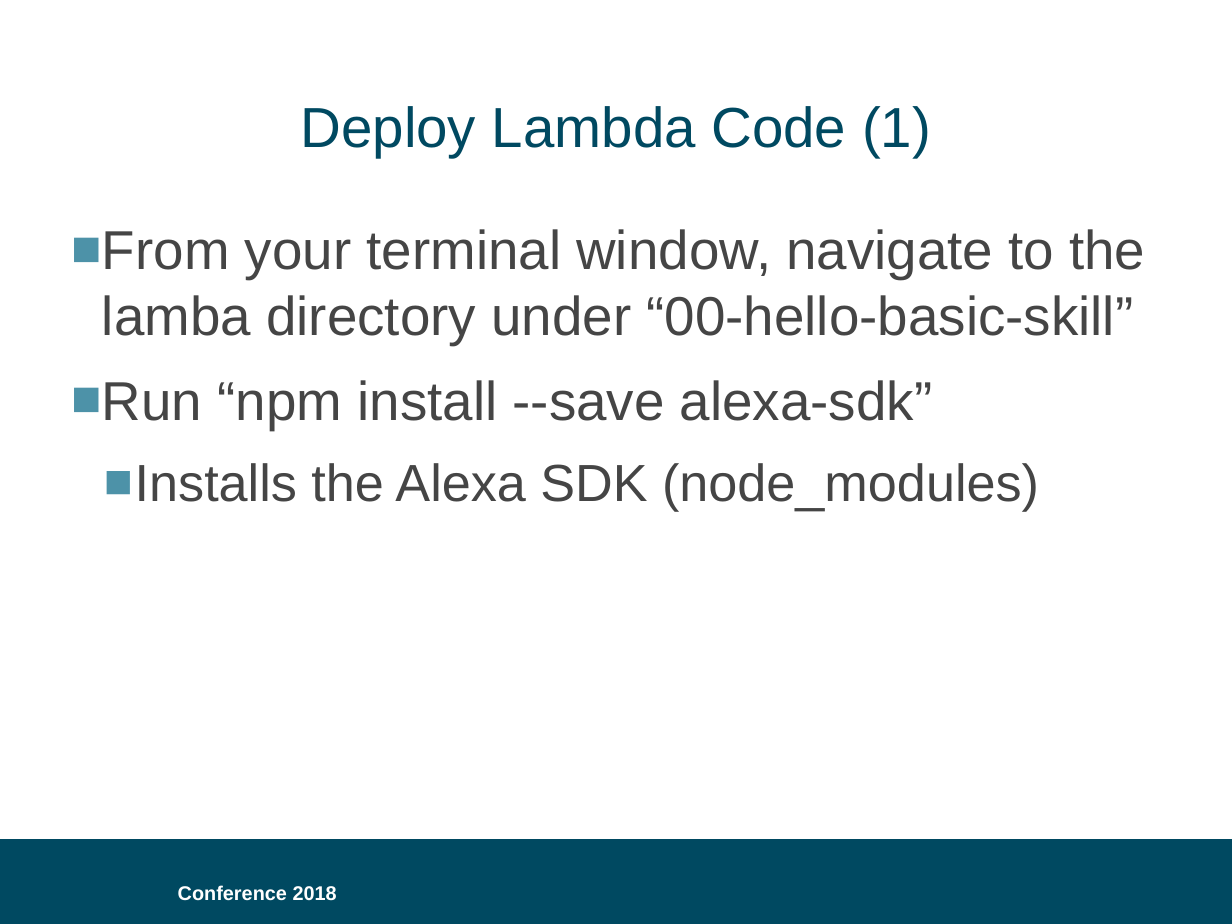
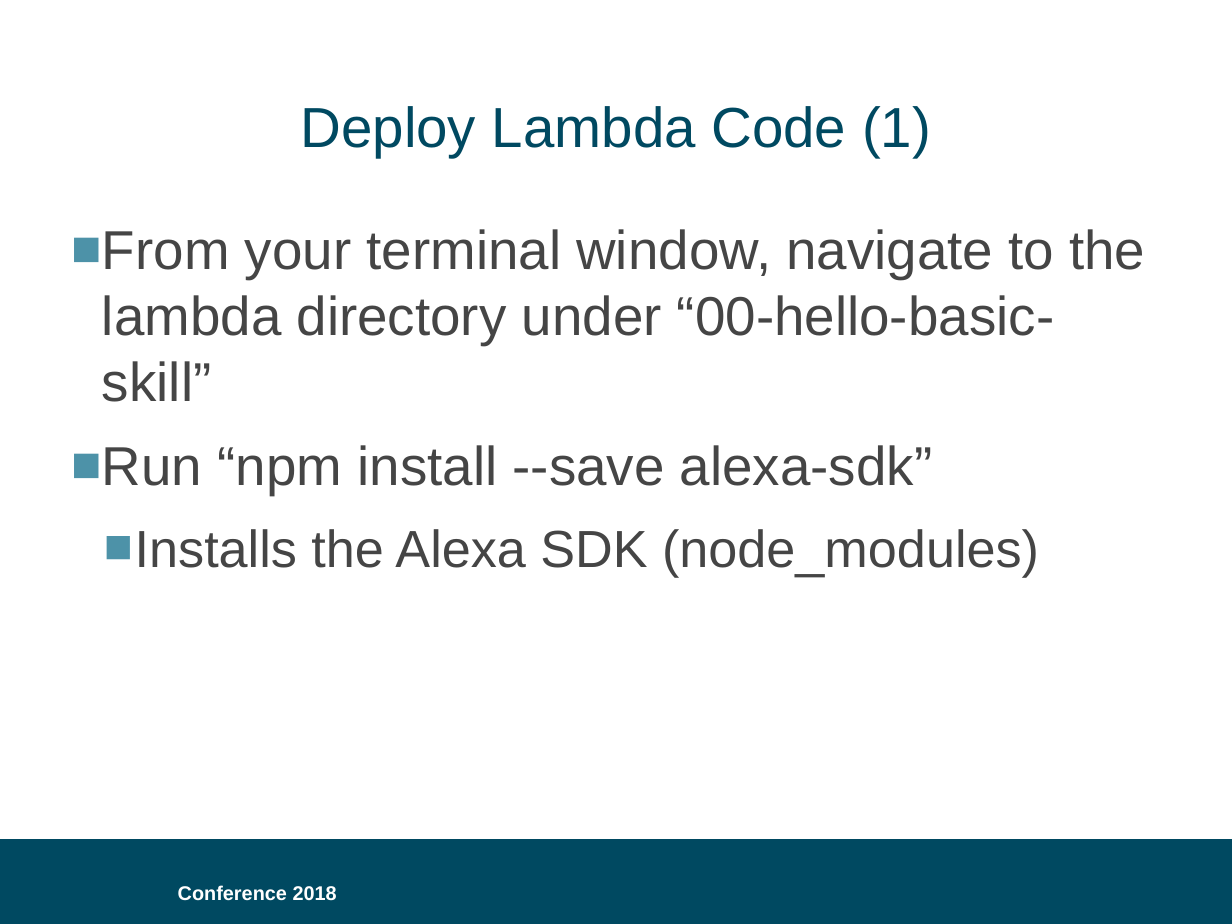
Before and after one commit to bklug/introductory-alexa-workshop, a slide deck: slide 21 of build-an-alexa-skill-for.pptx. Drawn at 1232x924 pixels with LibreOffice and Linux fonts; fonts in the diff are those of the drawing; background and template pictures are left out. Boxes give left, top, right and bottom in pixels: in the first picture for what was removed or moved away, otherwise in the second. Text is boxed around its words. In the diff, an @@ line names an element or a change of style, - is before the commit and + after.

```diff
--- a/build-an-alexa-skill-for.pptx
+++ b/build-an-alexa-skill-for.pptx
@@ text at box(102, 229, 1145, 402): text changed @@
-■ From your terminal window, navigate to the lamba directory under “00-hello-basic-skill”
+■ From your terminal window, navigate to the lambda directory under “00-hello-basic-skill”
```
Also in this commit, not shown: 3 other slides changed, 3 slides added.
